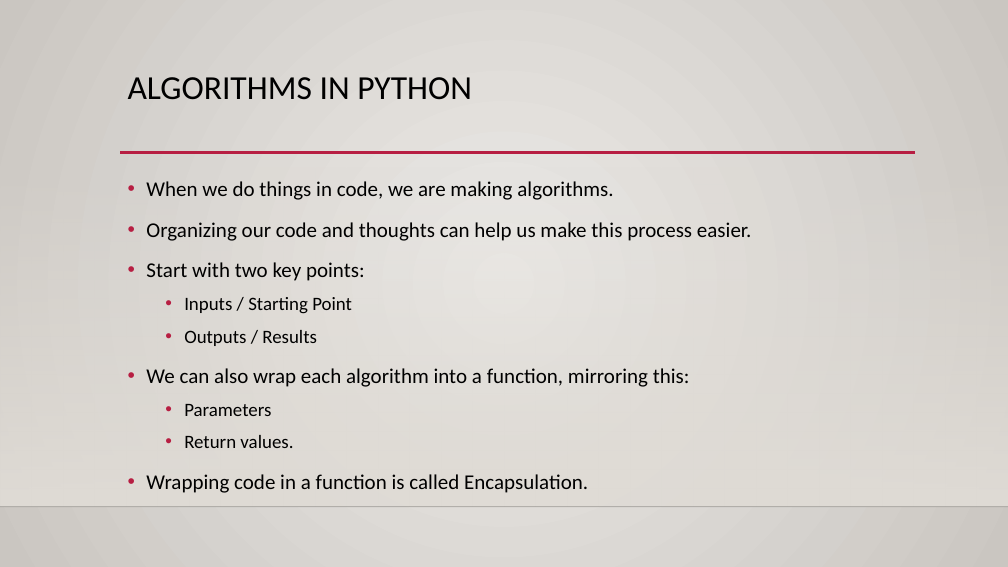
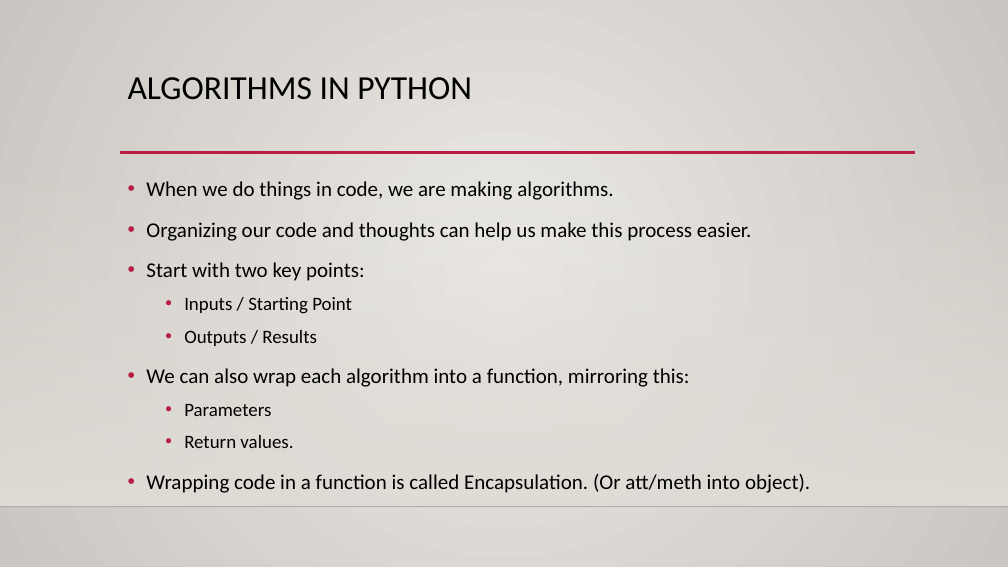
Before and after one commit to AkeemSemperDataScience/Programming_Basics_for_Machine_Learning_Students, a slide deck: slide 6 of reference_material/slides/012_algo_interface_errors.pptx (slide 4 before the commit). Drawn at 1008x567 pixels with LibreOffice and Linux fonts; fonts in the diff are those of the drawing; background and template pictures are left out. Boxes give left, top, right and bottom in pixels: in the first picture for what was removed or moved away, otherwise in the second. Text is boxed around its words. In the diff, an @@ line names an element or a change of style, - is before the commit and + after.

```diff
--- a/reference_material/slides/012_algo_interface_errors.pptx
+++ b/reference_material/slides/012_algo_interface_errors.pptx
@@ text at [146,474,810,493]: text changed @@
-• Wrapping code in a function is called Encapsulation.
+• Wrapping code in a function is called Encapsulation. (Or att/meth into object).
```
Also in this commit, not shown: 3 other slides changed, 2 slides added.
